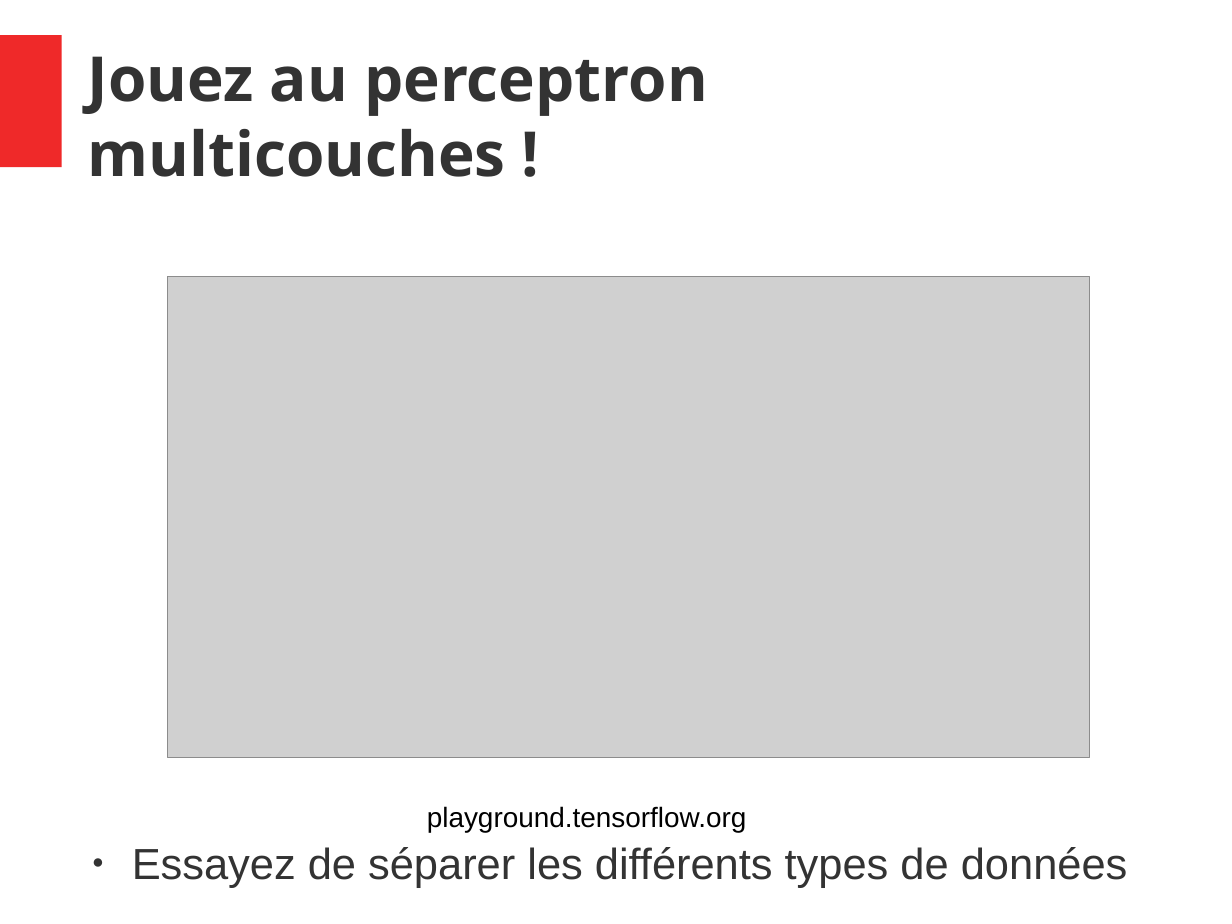
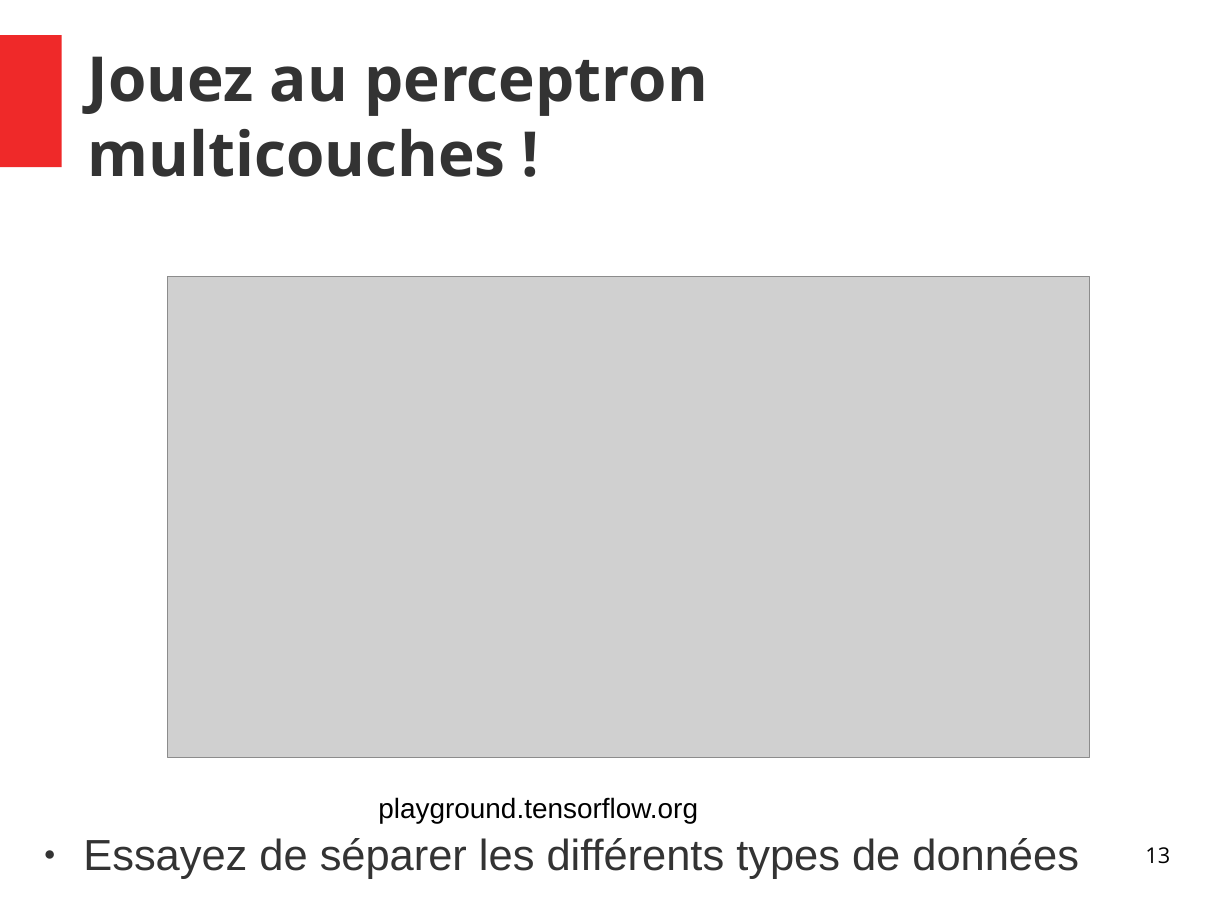
Before and after one commit to thalitadru/CoursNNDL, a slide deck: slide 13 of cours.odp. Drawn at 1232x924 pixels with LibreOffice and Linux fonts; fonts in the diff are those of the drawing; grey boxes stand for pictures. Boxes give left, top, right and bottom in pixels: in the first picture for what was removed or moved away, otherwise in the second. Text is boxed around its words. In the diff, an @@ line names an element or a change of style, - is before the commit and + after.

```diff
--- a/cours.odp
+++ b/cours.odp
@@ text "playground.tensorflow.org": place and size @@
-text "playground.tensorflow.org" at [427,806,747,832]
+text "playground.tensorflow.org" at [378,797,698,823]
@@ text "Essayez de séparer les différents ...": place and size @@
-text "Essayez de séparer les différents ..." at [132,847,1128,888]
+text "Essayez de séparer les différents ..." at [83,838,1079,879]
@@ page number added at [1145,847,1170,864], 14 pt, text #000000 @@
+13
```
Also in this commit, not shown: 32 other slides changed.
